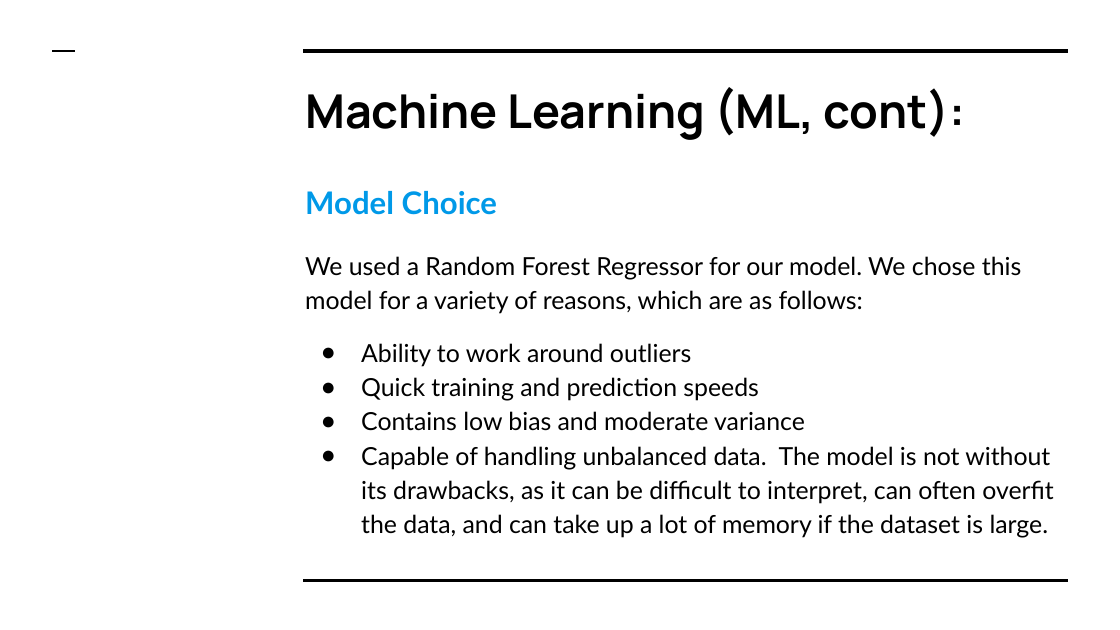
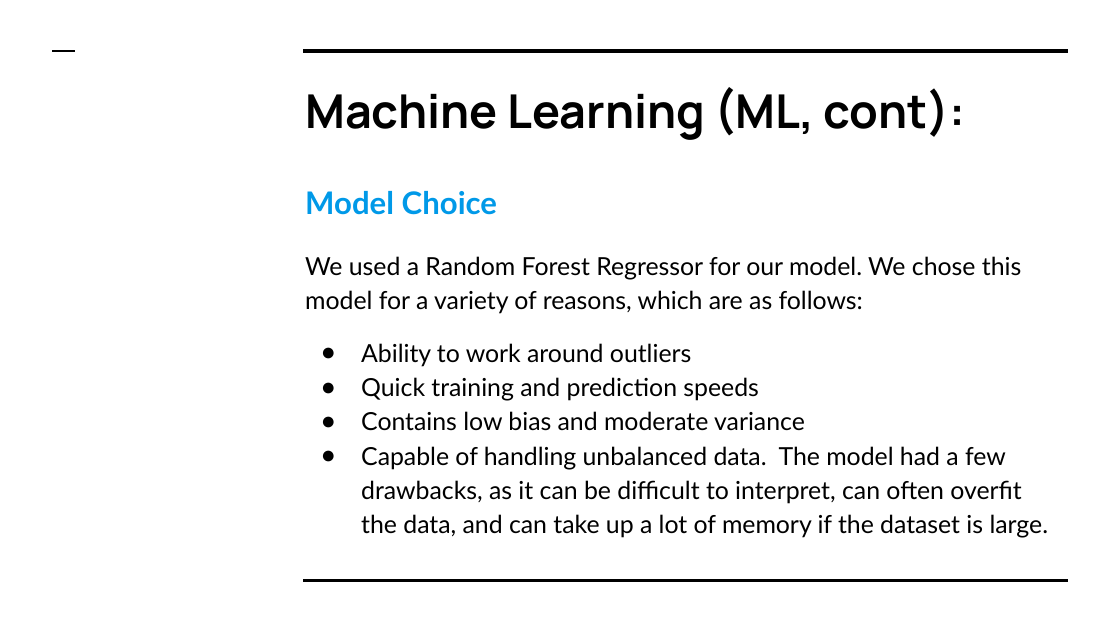
Before and after one commit to ssheggrud/Mod_20_Project, a slide deck: slide 30 of Presentation/Group5Presentation.pptx. Drawn at 1120x630 pixels with LibreOffice and Linux fonts; fonts in the diff are those of the drawing. Boxes give left, top, right and bottom in pixels: in the first picture for what was removed or moved away, otherwise in the second. Text is boxed around its words. In the diff, an @@ line names an element or a change of style, - is before the commit and + after.

```diff
--- a/Presentation/Group5Presentation.pptx
+++ b/Presentation/Group5Presentation.pptx
@@ text at (361, 446, 1049, 538): text changed @@
-● Capable of handling unbalanced data. The model is not without its drawbacks, as it can be difficult to interpret, can often overfit the data, and can take up a lot of memory if the dataset is large.
+● Capable of handling unbalanced data. The model had a few drawbacks, as it can be difficult to interpret, can often overfit the data, and can take up a lot of memory if the dataset is large.
```
Also in this commit, not shown: 14 other slides changed, 1 slide added.
